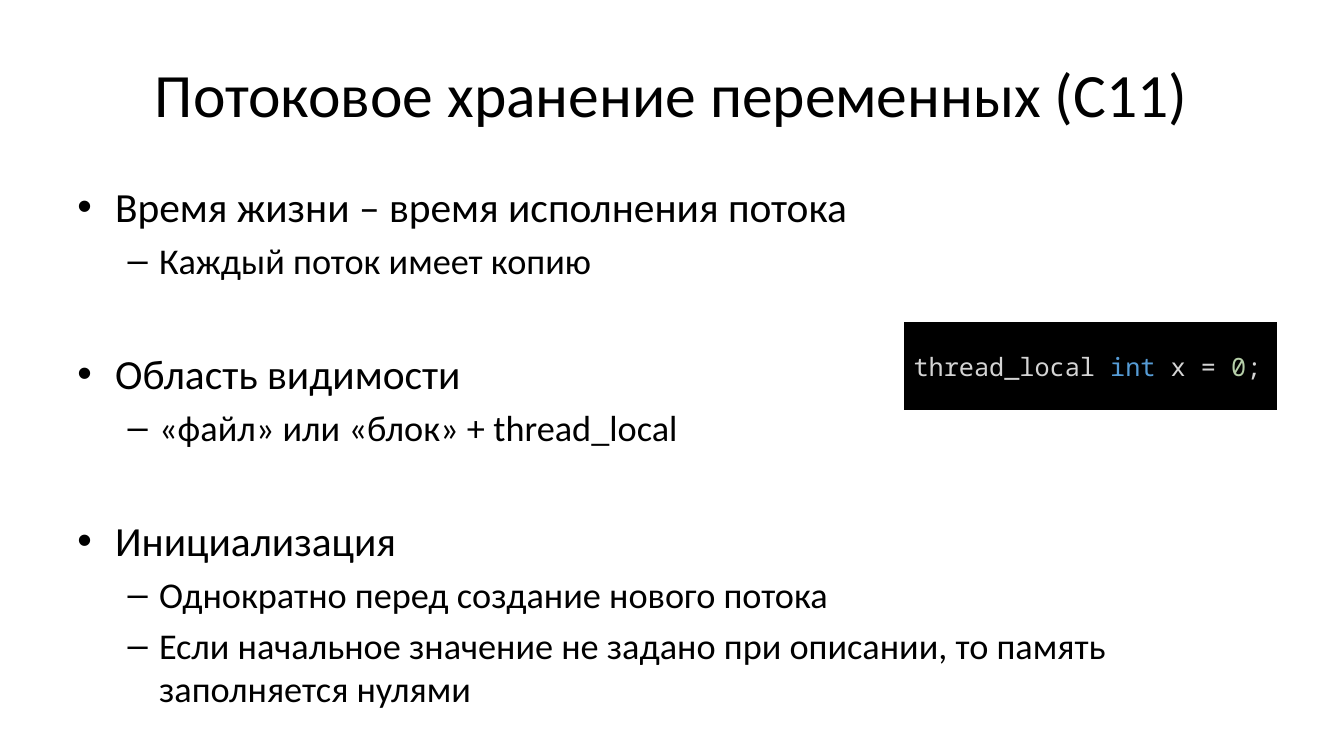
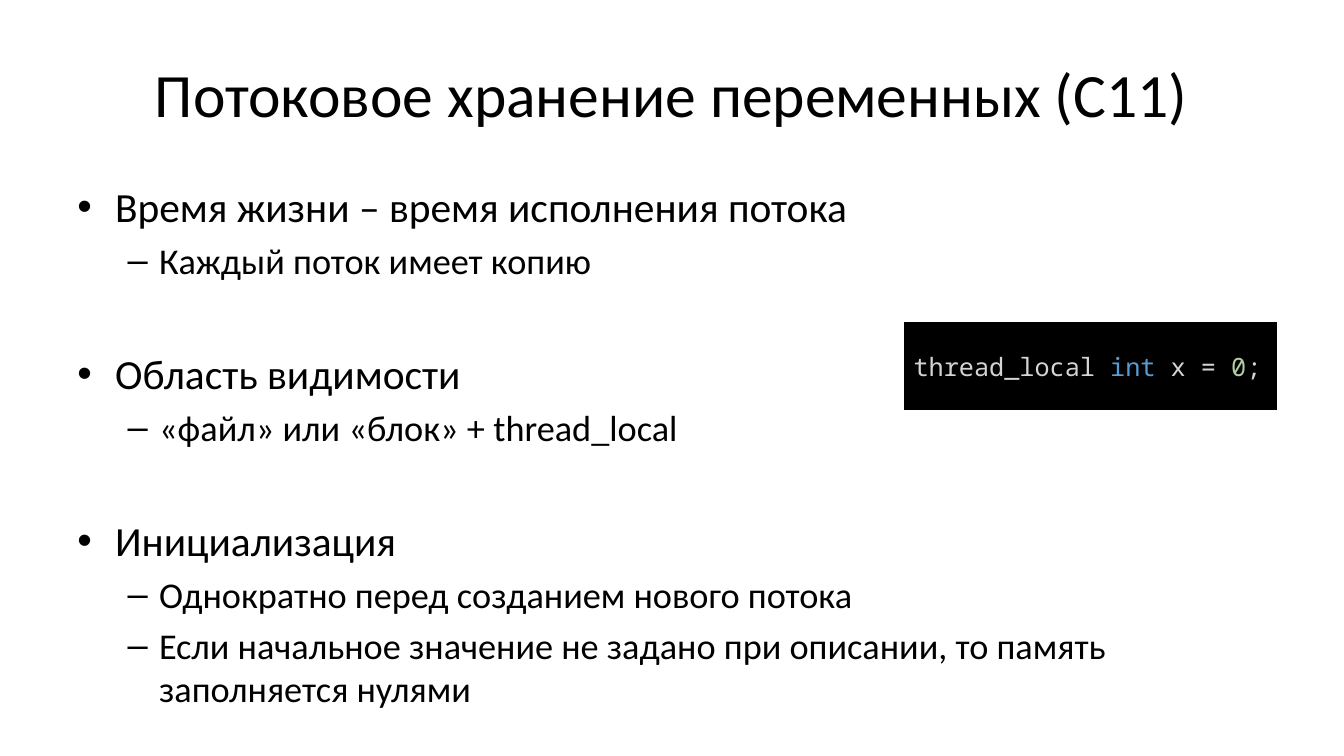
Before and after one commit to Evgueni-Petrov-aka-espetrov/Algorithms-and-Programming-in-C-pptx, a slide deck: slide 104 of 02.75 Лексика и концепции языка Си.pptx (slide 103 before the commit). Drawn at 1344x756 pixels with LibreOffice and Linux fonts; fonts in the diff are those of the drawing. Boxes give left, top, right and bottom in pixels: in the first picture for what was removed or moved away, otherwise in the second. Text is boxed around its words. In the diff, an @@ line names an element or a change of style, - is before the commit and + after.

```diff
--- a/02.75 Лексика и концепции языка Си.pptx
+++ b/02.75 Лексика и концепции языка Си.pptx
@@ text at <box>159,584,852,614</box>: text changed @@
-  – Однократно перед создание нового потока
+  – Однократно перед созданием нового потока
```
Also in this commit, not shown: 8 other slides changed, 1 slide added.
